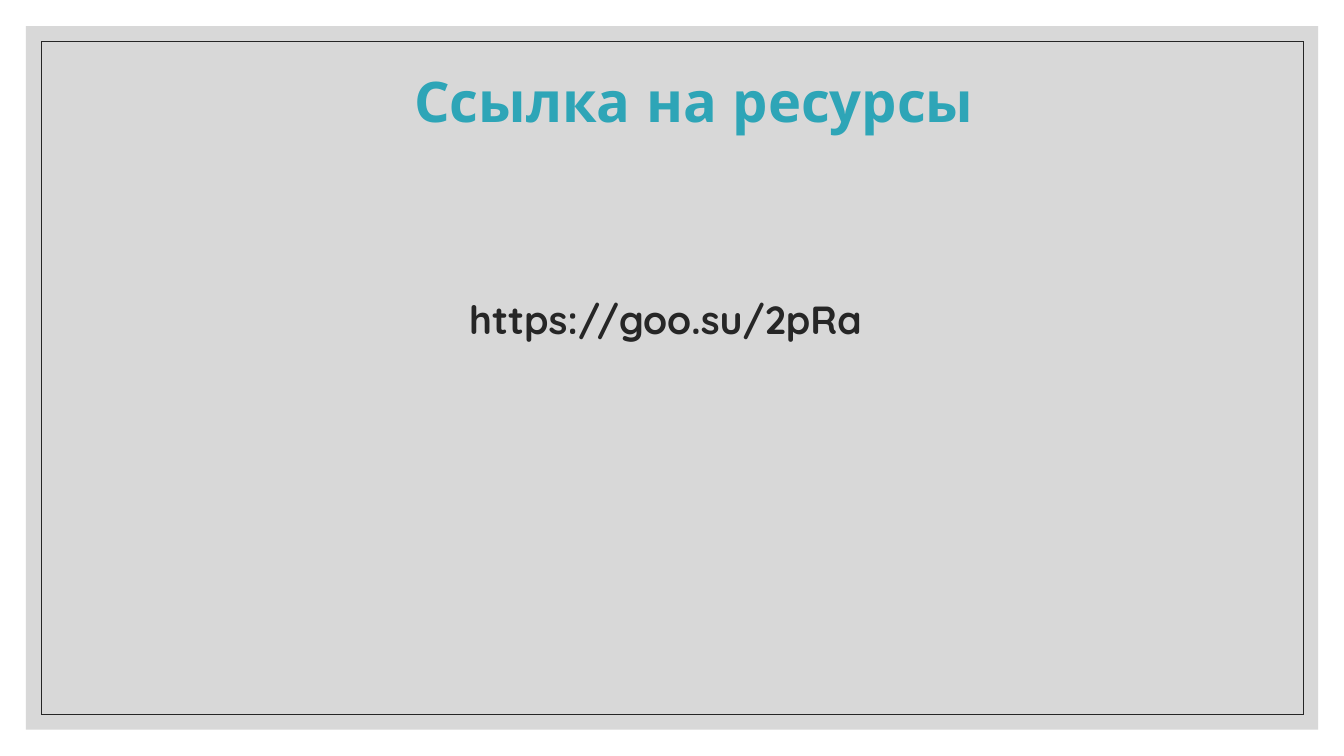
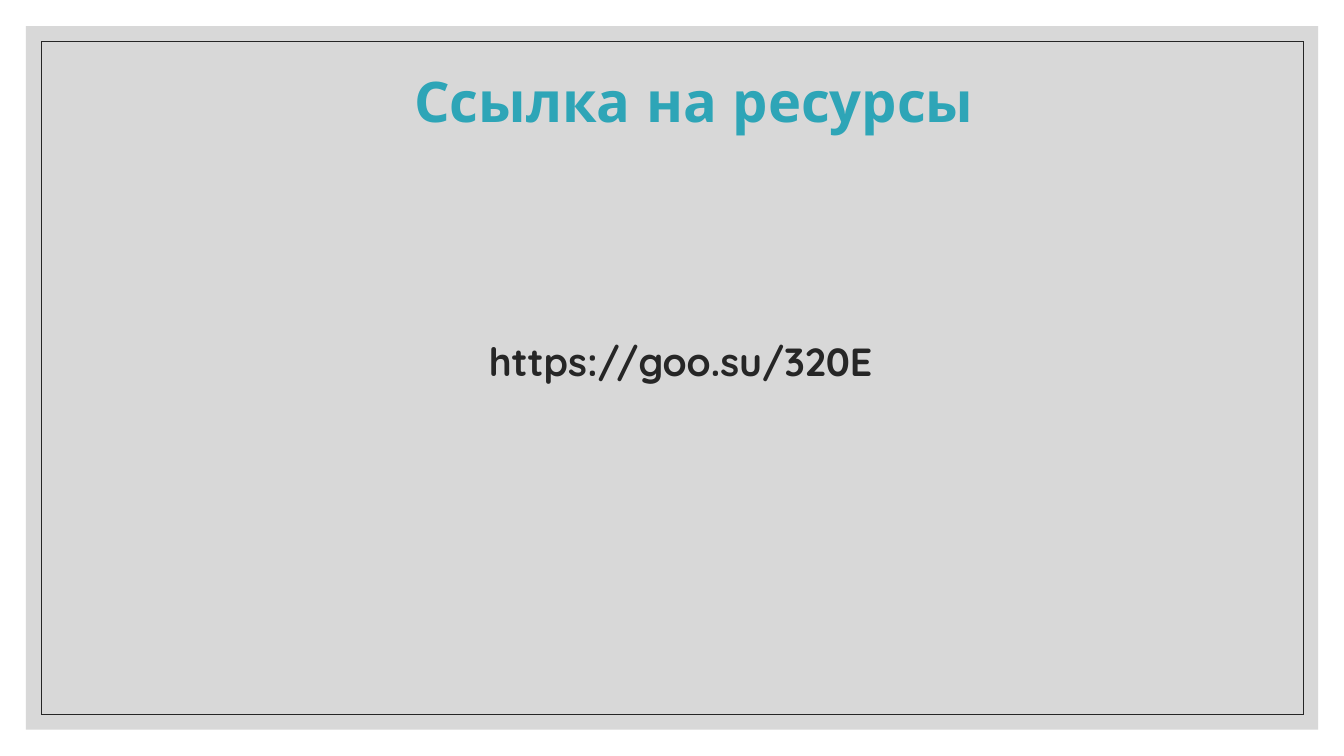
Before and after one commit to IriEfremova/LessonsCube, a slide deck: slide 2 of Unity/Lesson12/Jump.pptx. Drawn at 1344x756 pixels with LibreOffice and Linux fonts; fonts in the diff are those of the drawing. Boxes give left, top, right and bottom in pixels: in the first picture for what was removed or moved away, otherwise in the second. Text is boxed around its words. In the diff, an @@ line names an element or a change of style, - is before the commit and + after.

```diff
--- a/Unity/Lesson12/Jump.pptx
+++ b/Unity/Lesson12/Jump.pptx
@@ text at (x1=489, y1=344, x2=873, y2=384): text changed @@
-https://goo.su/2pRa
+https://goo.su/320E
```
Also in this commit, not shown: 5 slides added, 7 other files.
